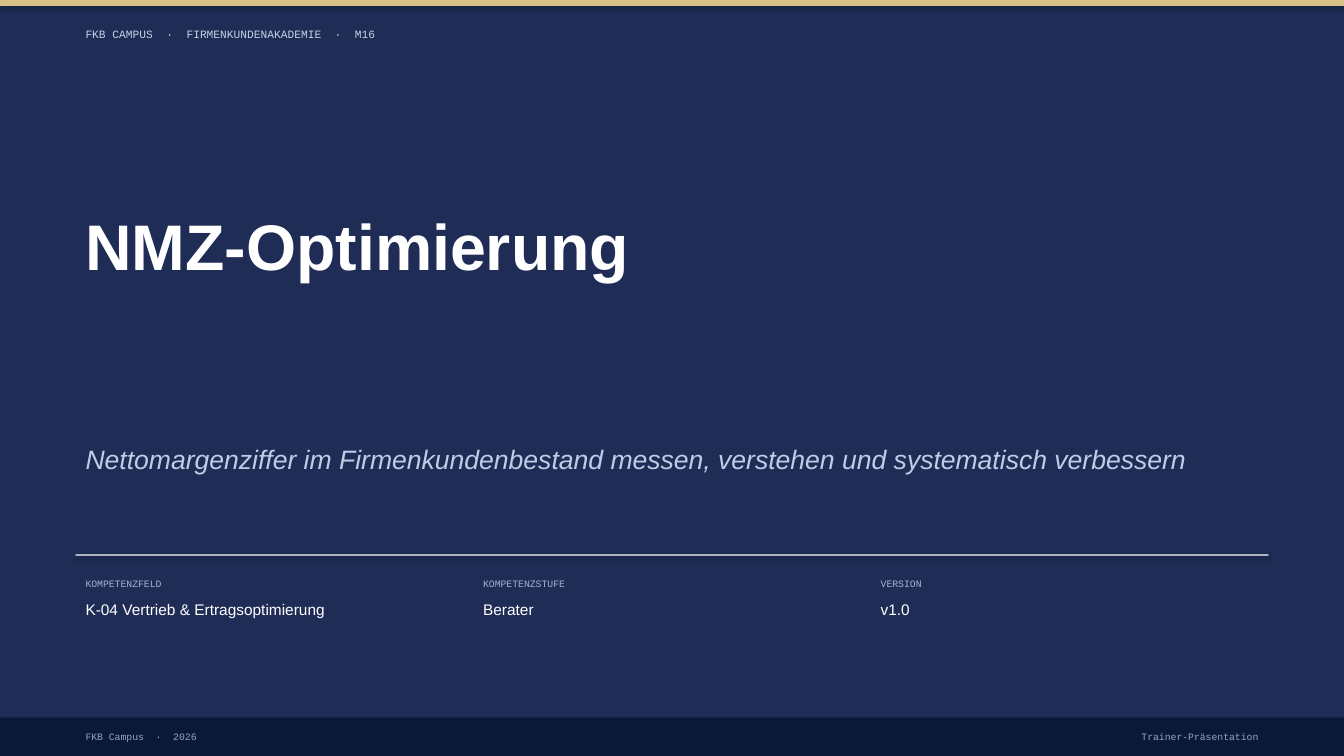
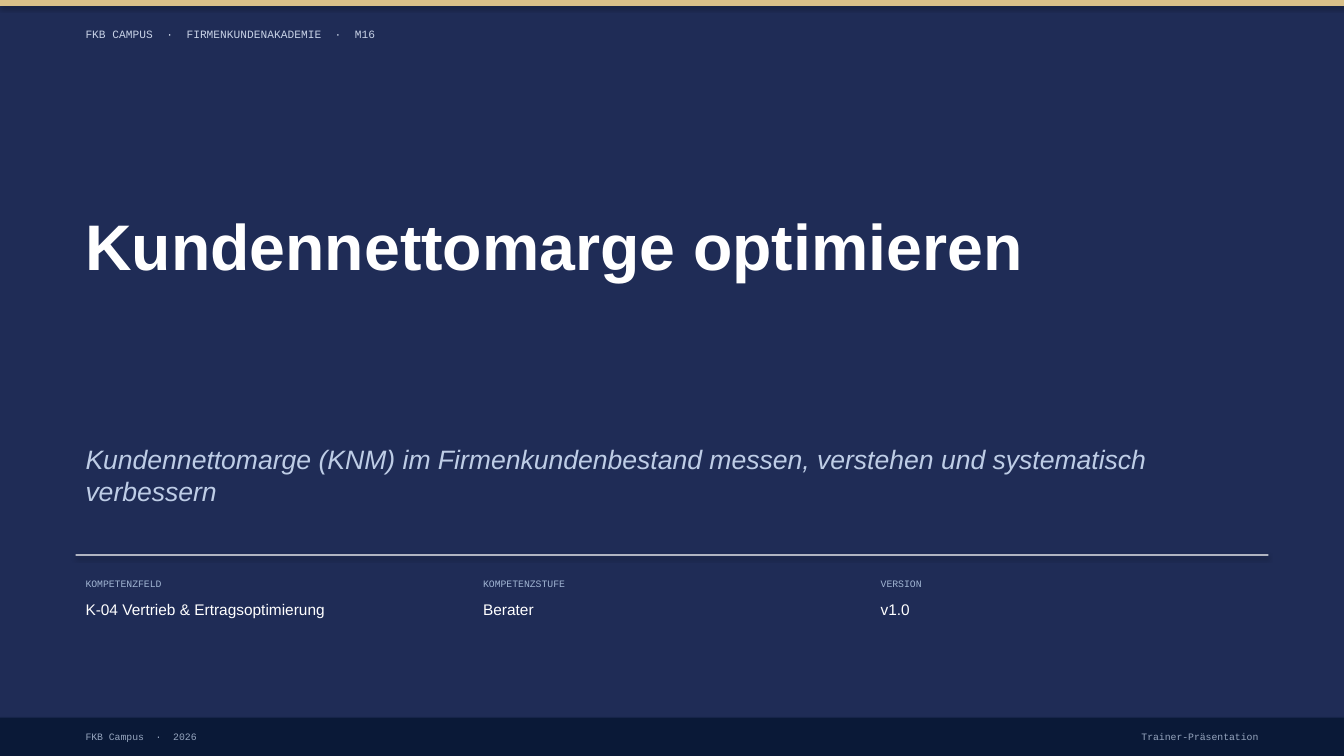
Before and after one commit to ck5rqc47pr-byte/firmenkundenakademie-online, a slide deck: slide 1 of protected-downloads/praesentation/M16.pptx. Drawn at 1344x756 pixels with LibreOffice and Linux fonts; fonts in the diff are those of the drawing. Boxes give left, top, right and bottom in pixels: in the first picture for what was removed or moved away, otherwise in the second. Text is boxed around its words. In the diff, an @@ line names an element or a change of style, - is before the commit and + after.

```diff
--- a/protected-downloads/praesentation/M16.pptx
+++ b/protected-downloads/praesentation/M16.pptx
@@ text at [86,223,1022,283]: text changed @@
-NMZ-Optimierung
+Kundennettomarge optimieren
@@ text at [86,449,1146,501]: text changed @@
-Nettomargenziffer im Firmenkundenbestand messen, verstehen und systematisch verbessern
+Kundennettomarge (KNM) im Firmenkundenbestand messen, verstehen und systematisch verbessern
```
Also in this commit, not shown: 15 other slides changed, 7 other files.
